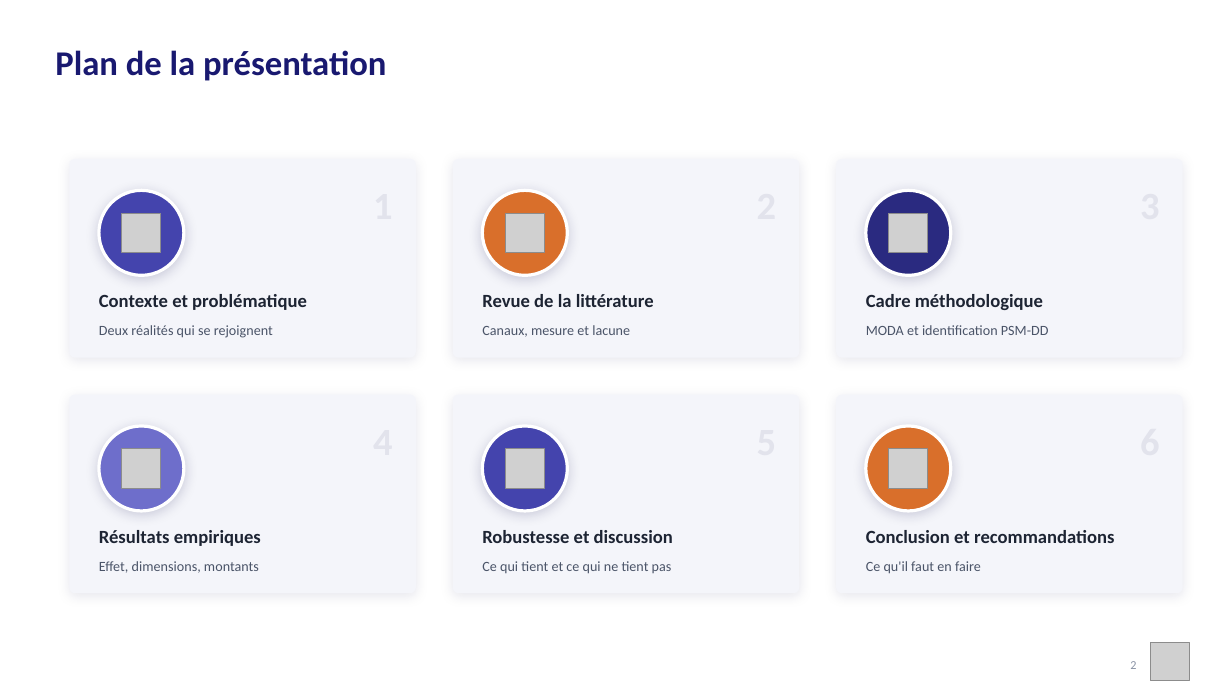
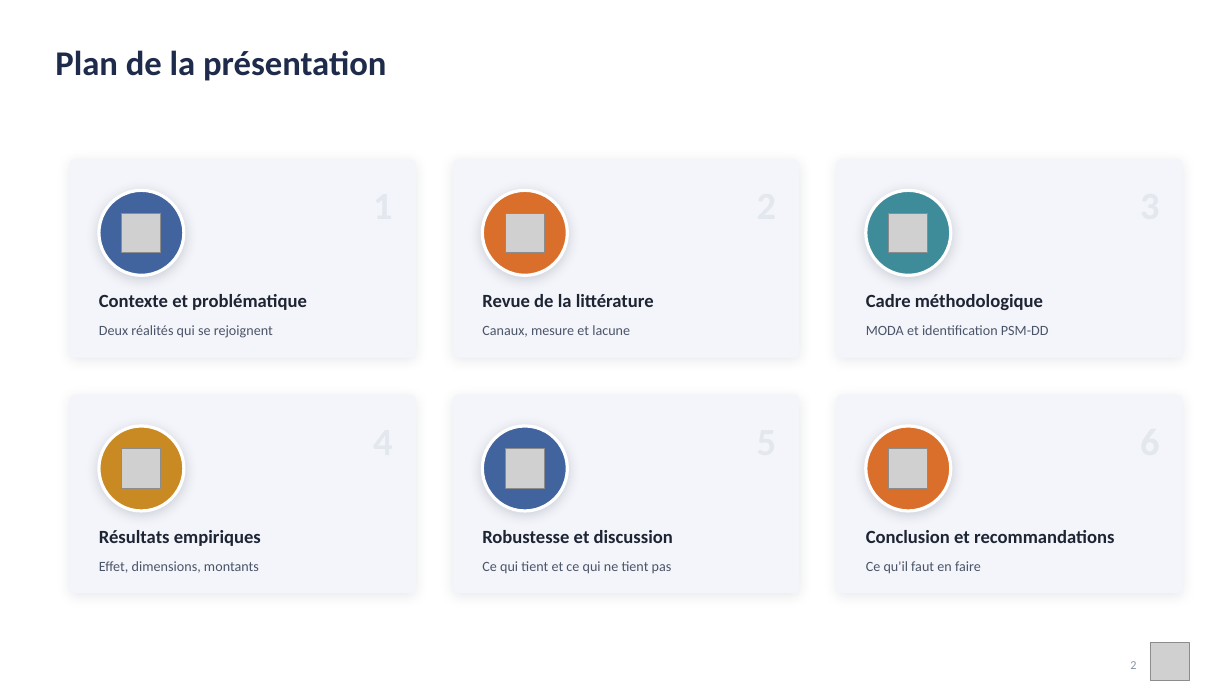
Before and after one commit to JODRAFF9/MEMOIRE, a slide deck: slide 2 of infographie/presentation_infographique.pptx. Drawn at 1232x693 pixels with LibreOffice and Linux fonts; fonts in the diff are those of the drawing; grey boxes stand for pictures. Boxes give left, top, right and bottom in pixels: in the first picture for what was removed or moved away, otherwise in the second. Text is boxed around its words. In the diff, an @@ line names an element or a change of style, - is before the commit and + after.

```diff
--- a/infographie/presentation_infographique.pptx
+++ b/infographie/presentation_infographique.pptx
@@ text "Plan de la présentation" at bbox=[55, 50, 386, 81]: text colour #191970 to #1E2B4A @@
@@ ellipse at bbox=[99, 190, 184, 275]: fill #4444AD to #41639E; shadow changed @@
@@ ellipse at bbox=[866, 190, 951, 275]: fill #2A2A80 to #3E8C9A; shadow changed @@
@@ shadow changed in 4 elements at bbox=[69, 159, 416, 358], bbox=[836, 159, 1183, 358], bbox=[69, 395, 416, 593], bbox=[453, 395, 799, 593] @@
@@ ellipse at bbox=[99, 426, 184, 511]: fill #6E6ECB to #C98A24; shadow changed @@
@@ ellipse at bbox=[482, 426, 567, 511]: fill #4444AD to #41639E; shadow changed @@
```
Also in this commit, not shown: 26 other slides changed, 2 other files.
